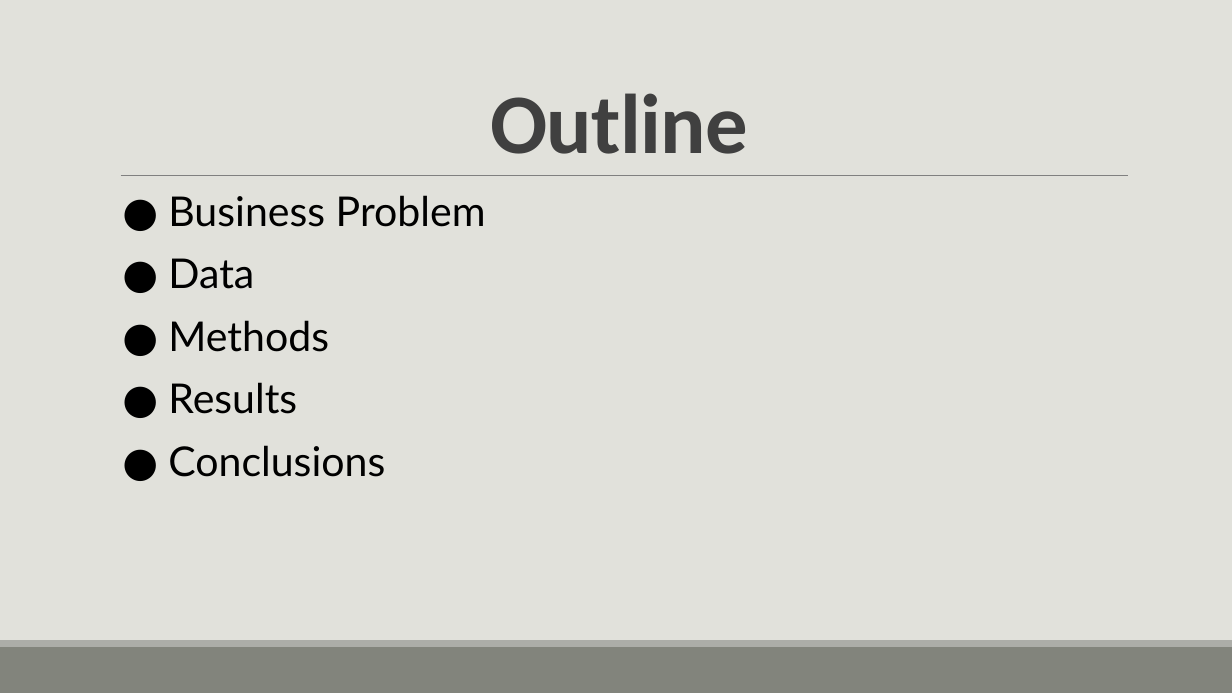
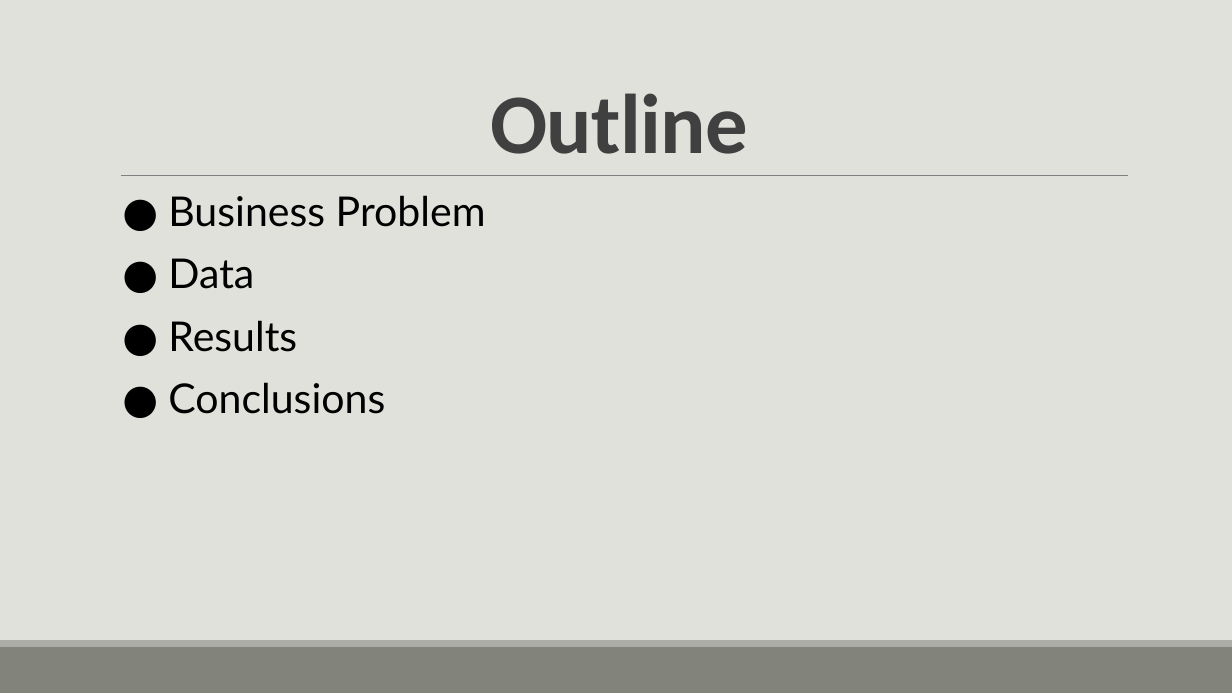
Before and after one commit to turtleduck18/phase-1-project, a slide deck: slide 2 of Flatiron Data Science Phase 1 Project.pptx. Drawn at 1232x693 pixels with LibreOffice and Linux fonts; fonts in the diff are those of the drawing. Boxes give left, top, right and bottom in pixels: in the first picture for what was removed or moved away, otherwise in the second. Text is boxed around its words. In the diff, an @@ line names an element or a change of style, - is before the commit and + after.

```diff
--- a/Flatiron Data Science Phase 1 Project.pptx
+++ b/Flatiron Data Science Phase 1 Project.pptx
@@ text at (168, 320, 329, 352): paragraph removed @@
-  ● Methods
```
Also in this commit, not shown: 2 other slides changed, 3 slides added, 8 slides removed, 20 other files.
